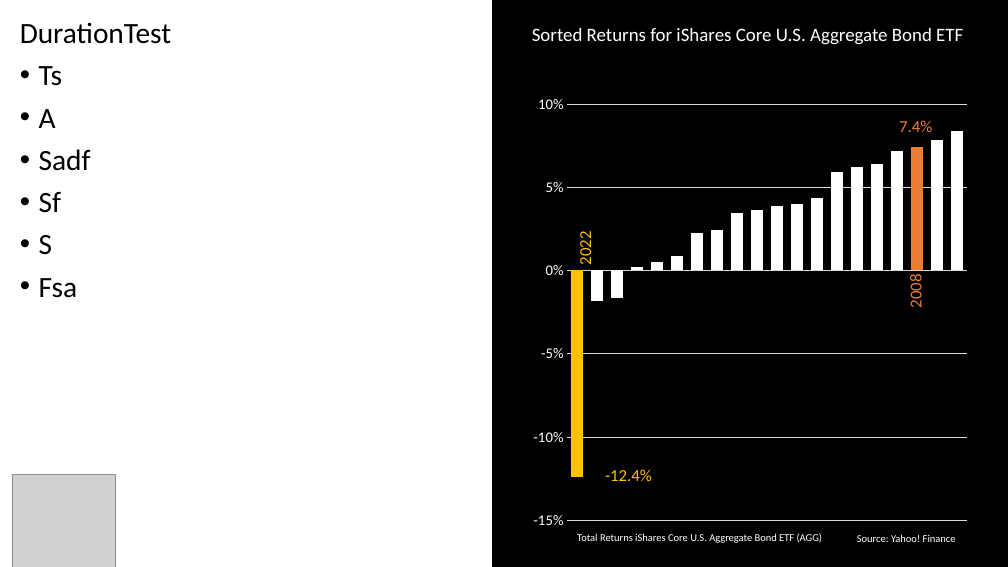
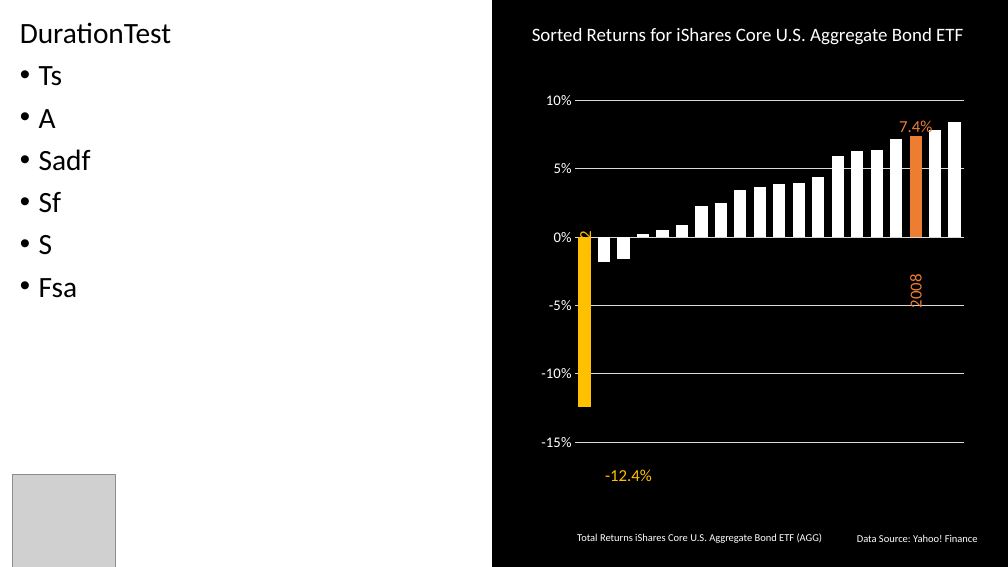
Before and after one commit to payseur/scott.github.io, a slide deck: slide 9 of projects/medium/duration.pptx (slide 8 before the commit). Drawn at 1008x567 pixels with LibreOffice and Linux fonts; fonts in the diff are those of the drawing; grey boxes stand for pictures. Boxes give left, top, right and bottom in pixels: in the first picture for what was removed or moved away, otherwise in the second. Text is boxed around its words. In the diff, an @@ line names an element or a change of style, - is before the commit and + after.

```diff
--- a/projects/medium/duration.pptx
+++ b/projects/medium/duration.pptx
@@ column chart at (525, 86, 976, 539) @@
@@ plot area changed @@
@@ text at (857, 534, 978, 542): text changed @@
-Source: Yahoo! Finance
+Data Source: Yahoo! Finance
```
Also in this commit, not shown: 4 other slides changed, 1 slide added, 5 other files.
